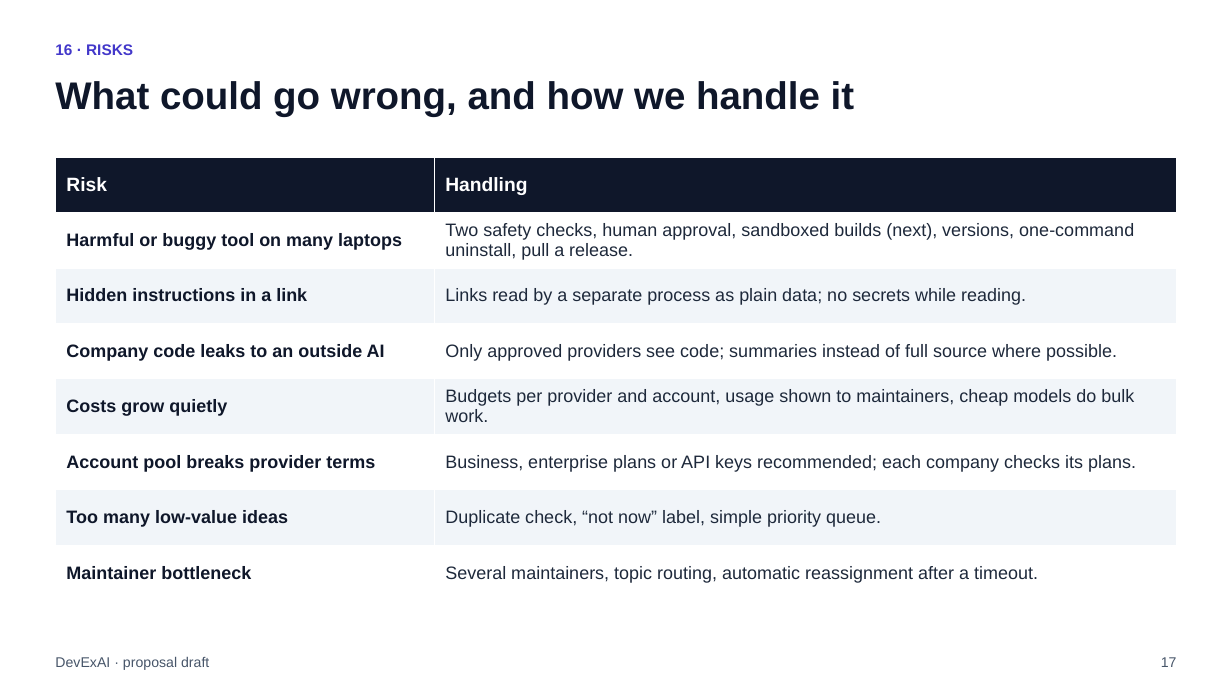
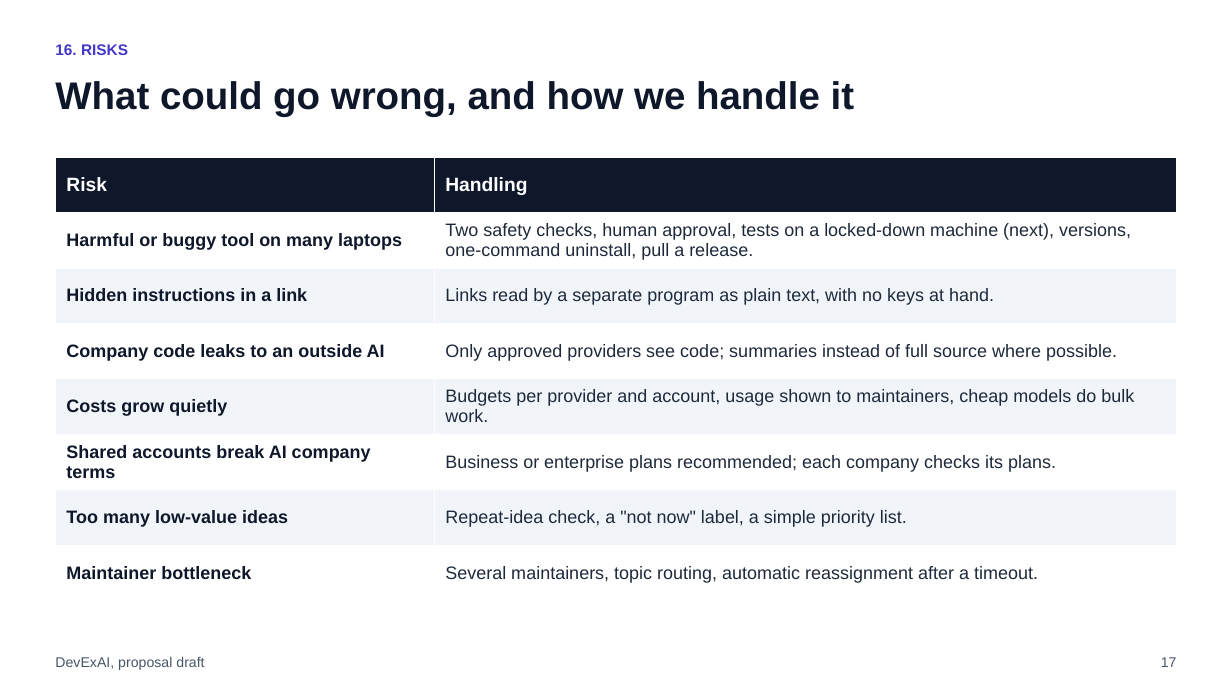
Before and after one commit to raghavsatyadev/DevExAI, a slide deck: slide 17 of DevExAI.pptx. Drawn at 1232x693 pixels with LibreOffice and Linux fonts; fonts in the diff are those of the drawing. Boxes give left, top, right and bottom in pixels: in the first picture for what was removed or moved away, otherwise in the second. Text is boxed around its words. In the diff, an @@ line names an element or a change of style, - is before the commit and + after.

```diff
--- a/DevExAI.pptx
+++ b/DevExAI.pptx
@@ text at box(55, 44, 128, 55): text changed @@
-16 · RISKS
+16. RISKS
@@ table at box(55, 157, 1177, 601) @@
-row 2, column 2: Two safety checks, human approval, sandboxed builds (next), versions, one-command uninstall, pull a release.
+row 2, column 2: Two safety checks, human approval, tests on a locked-down machine (next), versions, one-command uninstall, pull a release.
-row 3, column 2: Links read by a separate process as plain data; no secrets while reading.
+row 3, column 2: Links read by a separate program as plain text, with no keys at hand.
-row 6, column 1: Account pool breaks provider terms
+row 6, column 1: Shared accounts break AI company terms
-row 6, column 2: Business, enterprise plans or API keys recommended; each company checks its plans.
+row 6, column 2: Business or enterprise plans recommended; each company checks its plans.
@@ row 7, column 2: "Duplicate check, “not now” label, simple priority queue." to "Repeat-idea check, a "not now" label, a simple priority list." @@
@@ text at box(55, 656, 204, 670): text changed @@
-DevExAI · proposal draft
+DevExAI, proposal draft
```
Also in this commit, not shown: 18 other slides changed, 3 other files.
